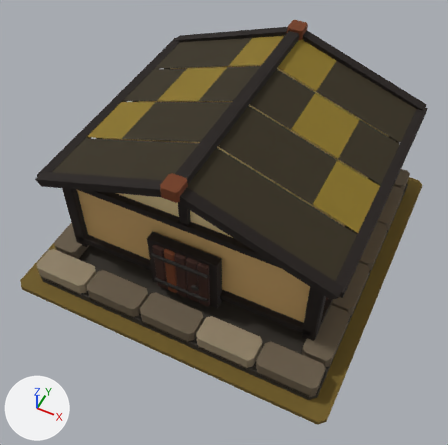
An edit to the glTF model art/longhouse_t1/longhouse_t1.glb, drawn before and after from the same camera.
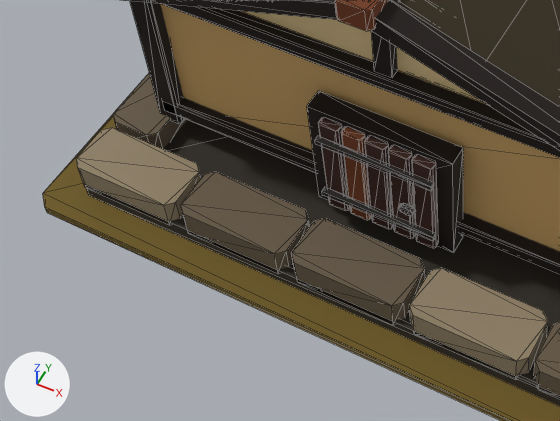
Each version appears first whole from a 50 mm lens placed at (1.89, -4.04, 5.15), pointed at (0.05, -0.37, 0.56), and next in a close-up on the part from 0% to 60% of the width and 42% to 87% of the height. Every picture has the same lights, and +X, +Y and +Z are marked at lower left. The older version's two pictures come first. The close-ups show mesh edges as thin lines.

Objects in the first close-up: 'MMR | longhouse | T01 Architecture.001', 'MMR | longhouse | Tier 01 Ground.001'.
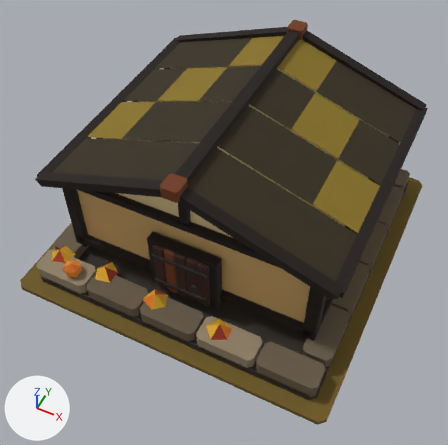
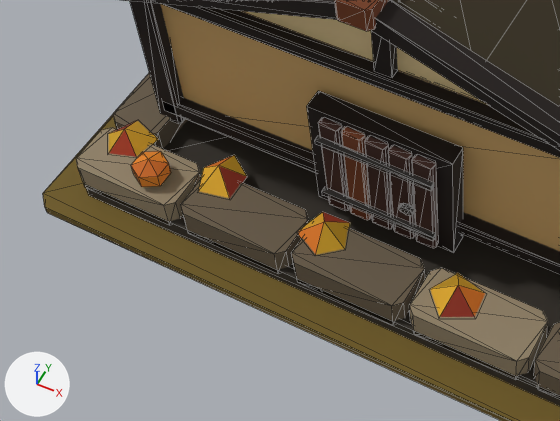
Where the change shows, as pixel boxes [x1, y1, x2, y2] in the close-ups (560 x 421 px):
'MMR | longhouse | T01 Autumn Dressing.001', added: after [109, 121, 485, 317]

The edits, one by one:
Mesh me_mmr___longhouse___t01_autumn_dressing_001 is new.
It has 37 vertices, 38 faces and spans x -1.45..0.6, y -1.48..-1.1, z 0.21..0.36.
It uses material mat_mmr___shared_palette_atlas (picture img_mmr_shared_color_palette_64).
Object 'MMR | longhouse | T01 Autumn Dressing.001' (ob_mmr___longhouse___t01_autumn_dressing_001) is new; it shows me_mmr___longhouse___t01_autumn_dressing_001.
Its location is (0.0, 0.0, 0.05).
